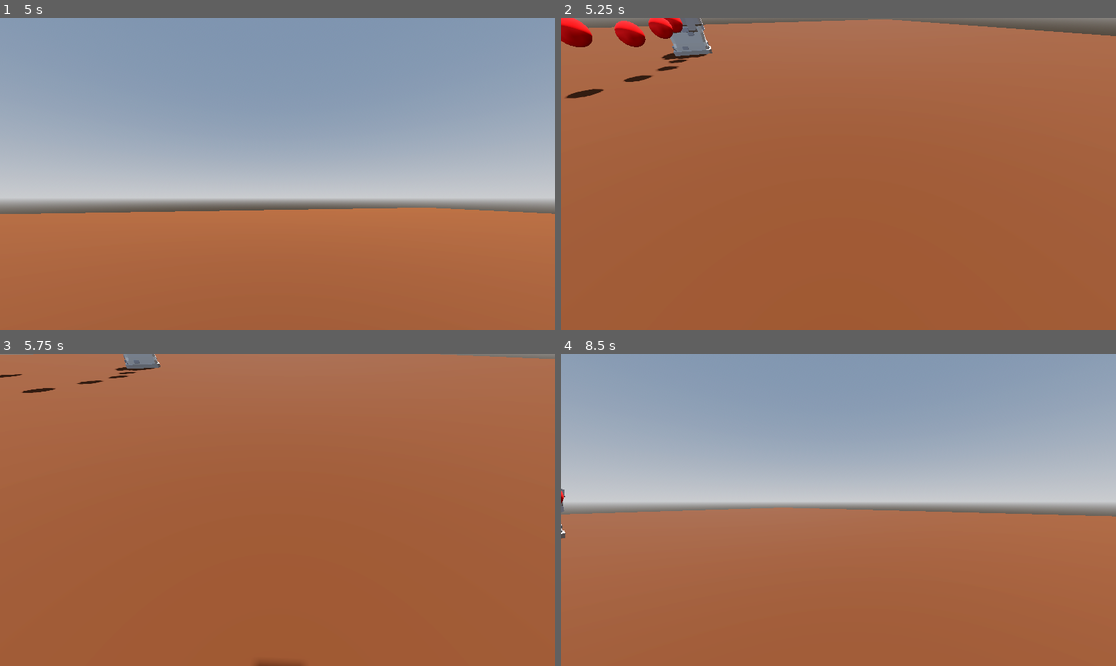
Above: before the commit, frames 1-4 (two rows, left to right).
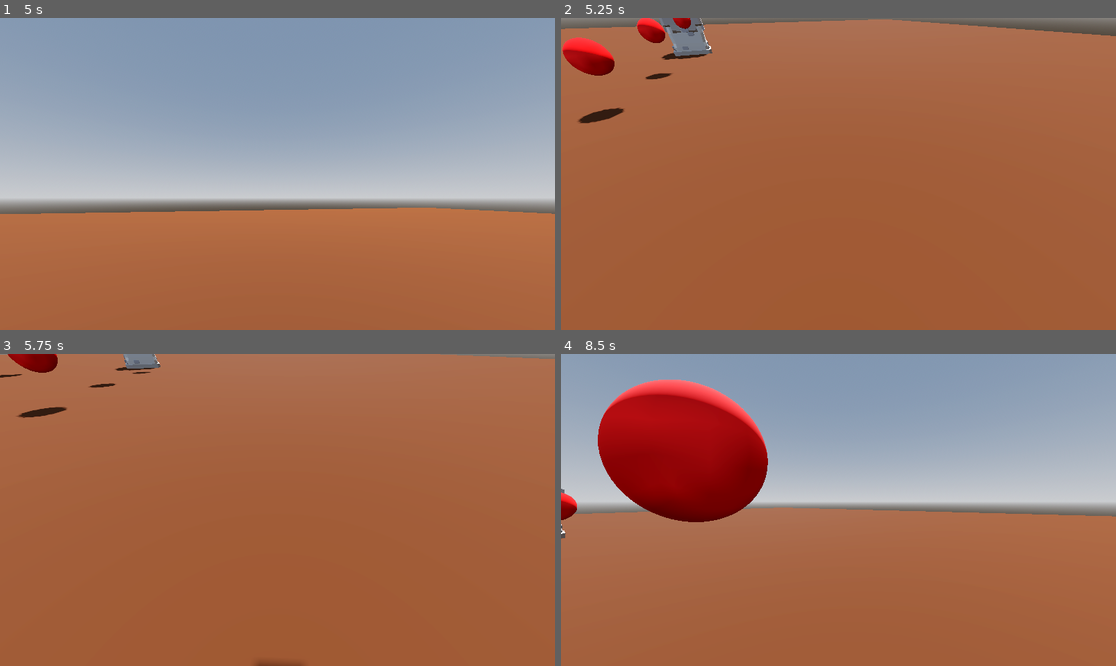
Above: after the commit, the same moments.

Repository: CSbean/Tower-Blaster
Game: Godot game, scene res://world.tscn
The game is run twice, just before and just after one commit, with the same random seed, the same clock (stepped at 60 frames per second) and the same inputs.
Inputs (mouse positions are in pixels of both pictures, inside the frame that each line leads up to):
- Up to frame 1 (5 s): move the mouse to (399, 158) at 0.52 s; hold D (move_right) 0.53-1.28 s; click (399, 158) at 0.6 s; tap Space (jump) at 0.77, 1.52, 3.02, 3.77, 4.52 s; move the mouse to (166, 189) at 1.27 s; hold S (move_back) 1.28-2.03 s; tap W (move_foward) at 1.35, 3.6 s; click (166, 189) at 1.55 s; move the mouse to (333, 105) at 2.02 s; hold D (move_right) 2.03-2.78 s; click (333, 105) at 2.1 s; tap Enter at 2.75 s; move the mouse to (249, 236) at 2.77 s; hold Up (ui_up) 2.78-3.53 s; click (249, 236) at 2.85 s; move the mouse to (444, 220) at 3.52 s; hold A (move_left) from 3.53 s (still down); click (444, 220) at 3.8 s; move the mouse to (111, 127) at 4.27 s; click (111, 127) at 4.35 s
- Up to frame 2 (5.25 s): move the mouse to (866, 174) at 5.02 s; release A (move_left) at 5.03 s; hold S (move_back) from 5.03 s (still down); click (866, 174) at 5.1 s
- Up to frame 3 (5.75 s): keep holding S (move_back)
- Up to frame 4 (8.5 s): move the mouse to (755, 432) at 5.77 s; release S (move_back) at 5.78 s; hold D (move_right) 5.78-6.53 s; tap W (move_foward) at 5.85, 8.1 s; tap Space (jump) at 6.02, 6.5, 6.77, 7.52 s; click (755, 432) at 6.05 s; move the mouse to (960, 494) at 6.52 s; hold Up (ui_up) 6.53-7.28 s; click (960, 494) at 6.6 s; move the mouse to (727, 525) at 7.27 s; hold D (move_right) 7.28-8.03 s; click (727, 525) at 7.35 s; move the mouse to (894, 441) at 8.02 s; hold S (move_back) from 8.03 s (still down); click (894, 441) at 8.3 s

Frame 1 is identical in both runs. In frame 2, 2.4% of the frame differs, in the area x 0-24%, y 0-34%; in frame 3, 0.8%; in frame 4, 11%, in the area x 0-38%, y 8-54%.

Commit message:
the player can shoot projectiles

Diff:
--- a/tower-blaster/cannon_projectile.gd
+++ b/tower-blaster/cannon_projectile.gd
@@ -1,8 +1,12 @@
 extends Area3D
 
 @onready var timer: Timer = $Timer
+@onready var player: Player = $Player
+
+@export var speed : int
 
 var direction := Vector3.FORWARD
+
 
 # Called when the node enters the scene tree for the first time.
 func _ready() -> void:
@@ -12,8 +16,14 @@
 # Called every frame. 'delta' is the elapsed time since the previous frame.
 func _physics_process(delta: float) -> void:
 
-	global_position += direction * delta * 2
+	global_position += direction * delta * speed
 
 
 func _on_timer_timeout() -> void:
 	queue_free()
+
+
+
+func _on_body_entered(body: Node3D) -> void:
+	if body is Player:
+		body.take_damage()
--- a/tower-blaster/cannon_projectile.tscn
+++ b/tower-blaster/cannon_projectile.tscn
@@ -14,6 +14,7 @@
 collision_layer = 4
 collision_mask = 2
 script = ExtResource("1_n5pep")
+speed = 5
 
 [node name="MeshInstance3D" type="MeshInstance3D" parent="." unique_id=166858927]
 mesh = SubResource("SphereMesh_au73y")
@@ -24,4 +25,5 @@
 [node name="Timer" type="Timer" parent="." unique_id=1896545895]
 wait_time = 2.0
 
+[connection signal="body_entered" from="." to="." method="_on_body_entered"]
 [connection signal="timeout" from="Timer" to="." method="_on_timer_timeout"]
--- a/tower-blaster/character_body_3d.gd
+++ b/tower-blaster/character_body_3d.gd
@@ -8,13 +8,17 @@
 @onready var camera_3d: Camera3D = $Camera3D
 @onready var ray_cast_3d: RayCast3D = $Camera3D/RayCast3D
 
+@export var health := 100
+
 var look_dir: Vector2
 var camra_sense := 50
 var capMouse := false
 
-func _process(delta: float) -> void:
-	#if ray_cast_3d.is_colliding() and ray_cast_3d.get_collider()
-		pass
+
+func _process(_delta: float) -> void:
+	if ray_cast_3d.get_collider() is Area3D:
+		if Input.is_action_just_pressed("shoot"):
+			ray_cast_3d.get_collider().queue_free()
 
 func _physics_process(delta: float) -> void:
 	# Add the gravity.
@@ -38,7 +42,6 @@
 
 	if Input.is_action_just_pressed("pause"):
 		capMouse = !capMouse
-
 		if capMouse:
 			Input.set_mouse_mode(Input.MOUSE_MODE_CAPTURED)
 		else:
@@ -57,3 +60,6 @@
 	rotation.y -= look_dir.x * camra_sense * delta
 	camera_3d.rotation.x = clamp(camera_3d.rotation.x - look_dir.y * camra_sense * sense_mod * delta,-1.5, 1.5)
 	look_dir = Vector2.ZERO
+
+func take_damage()->void:
+	health -= 5
--- /dev/null
+++ b/tower-blaster/player.tscn
@@ -0,0 +1,27 @@
+[gd_scene format=3 uid="uid://dpeom1qygvtrj"]
+
+[ext_resource type="Script" uid="uid://d3q4tfkljajwe" path="res://character_body_3d.gd" id="1_4flbx"]
+
+[sub_resource type="CapsuleShape3D" id="CapsuleShape3D_tlwt5"]
+
+[sub_resource type="CapsuleMesh" id="CapsuleMesh_aqk2v"]
+
+[node name="Player" type="CharacterBody3D" unique_id=886504034]
+collision_layer = 2
+collision_mask = 5
+script = ExtResource("1_4flbx")
+
+[node name="CollisionShape3D" type="CollisionShape3D" parent="." unique_id=121343792]
+shape = SubResource("CapsuleShape3D_tlwt5")
+
+[node name="MeshInstance3D" type="MeshInstance3D" parent="." unique_id=705596932]
+mesh = SubResource("CapsuleMesh_aqk2v")
+
+[node name="Camera3D" type="Camera3D" parent="." unique_id=1682906372]
+transform = Transform3D(1, 0, 0, 0, 1, 0, 0, 0, 1, 0, 0.5877781, 0)
+
+[node name="RayCast3D" type="RayCast3D" parent="Camera3D" unique_id=1744501616]
+transform = Transform3D(1, 0, 0, 0, -4.3711385e-08, -0.99999994, 0, 0.99999994, -4.3711385e-08, 0, 0, 0)
+target_position = Vector3(0, -10, 0)
+collision_mask = 5
+collide_with_areas = true
--- a/tower-blaster/project.godot
+++ b/tower-blaster/project.godot
@@ -51,6 +51,11 @@
 "events": [Object(InputEventKey,"resource_local_to_scene":false,"resource_name":"","device":-1,"window_id":0,"alt_press …(195 unchanged characters)…
 ]
 }
+shoot={
+"deadzone": 0.2,
+"events": [Object(InputEventMouseButton,"resource_local_to_scene":false,"resource_name":"","device":-1,"window_id":0,"alt_pressed":false,"shift_pressed":false,"ctrl_pressed":false,"meta_pressed":false,"button_mask":1,"position":Vector2(330, 22),"global_position":Vector2(342, 82),"factor":1.0,"button_index":1,"canceled":false,"pressed":true,"double_click":false,"script":null)
+]
+}
 
 [layer_names]
 
--- a/tower-blaster/turret.gd
+++ b/tower-blaster/turret.gd
@@ -13,7 +13,7 @@
 
 
 # Called every frame. 'delta' is the elapsed time since the previous frame.
-func _process(delta: float) -> void:
+func _process(_delta: float) -> void:
 	turret_bace.look_at(player.global_position, Vector3.UP, true)
 
 
--- a/tower-blaster/world.tscn
+++ b/tower-blaster/world.tscn
@@ -1,6 +1,6 @@
 [gd_scene format=3 uid="uid://ccfctcrw0lrm5"]
 
-[ext_resource type="Script" uid="uid://d3q4tfkljajwe" path="res://character_body_3d.gd" id="1_f3sb7"]
+[ext_resource type="PackedScene" uid="uid://dpeom1qygvtrj" path="res://player.tscn" id="1_fj7yv"]
 [ext_resource type="PackedScene" uid="uid://cmwrmmjohrkn7" path="res://turret.tscn" id="2_fj7yv"]
 
 [sub_resource type="ProceduralSkyMaterial" id="ProceduralSkyMaterial_gv5m4"]
@@ -19,10 +19,6 @@
 [sub_resource type="StandardMaterial3D" id="StandardMaterial3D_fj7yv"]
 albedo_color = Color(0.32763585, 0.15233672, 9.62615e-08, 1)
 
-[sub_resource type="CapsuleShape3D" id="CapsuleShape3D_tlwt5"]
-
-[sub_resource type="CapsuleMesh" id="CapsuleMesh_aqk2v"]
-
 [node name="world" type="Node3D" unique_id=1181663009]
 
 [node name="WorldEnvironment" type="WorldEnvironment" parent="." unique_id=512700830]
@@ -38,24 +34,8 @@
 size = Vector3(100, 0.5, 100)
 material = SubResource("StandardMaterial3D_fj7yv")
 
-[node name="Player" type="CharacterBody3D" parent="." unique_id=2107971574]
+[node name="Player" parent="." unique_id=886504034 instance=ExtResource("1_fj7yv")]
 transform = Transform3D(1, 0, 0, 0, 1, 0, 0, 0, 1, 0, 1.5406945, 0)
-collision_layer = 2
-collision_mask = 5
-script = ExtResource("1_f3sb7")
-
-[node name="CollisionShape3D" type="CollisionShape3D" parent="Player" unique_id=1135599891]
-shape = SubResource("CapsuleShape3D_tlwt5")
-
-[node name="MeshInstance3D" type="MeshInstance3D" parent="Player" unique_id=373972582]
-mesh = SubResource("CapsuleMesh_aqk2v")
-
-[node name="Camera3D" type="Camera3D" parent="Player" unique_id=2032549112]
-transform = Transform3D(1, 0, 0, 0, 1, 0, 0, 0, 1, 0, 0.5877781, 0)
-
-[node name="RayCast3D" type="RayCast3D" parent="Player/Camera3D" unique_id=38043194]
-transform = Transform3D(1, 0, 0, 0, -4.3711385e-08, -0.99999994, 0, 0.99999994, -4.3711385e-08, 0, 0, 0)
-target_position = Vector3(0, -10, 0)
 
 [node name="CSGBox3D2" type="CSGBox3D" parent="." unique_id=1182585433]
 transform = Transform3D(1, 0, 0, 0, 1, 0, 0, 0, 1, 0, 1.6984379, -16.00705)
